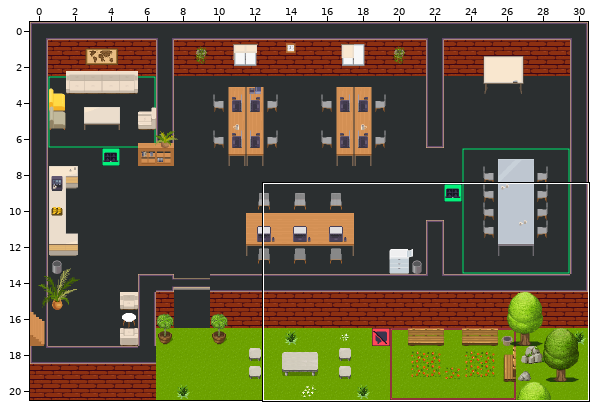
Tiled map (JSON), stored at office.tmj. Above, an overview of the earlier version with the close-up marked.
Close-up. First the earlier version:
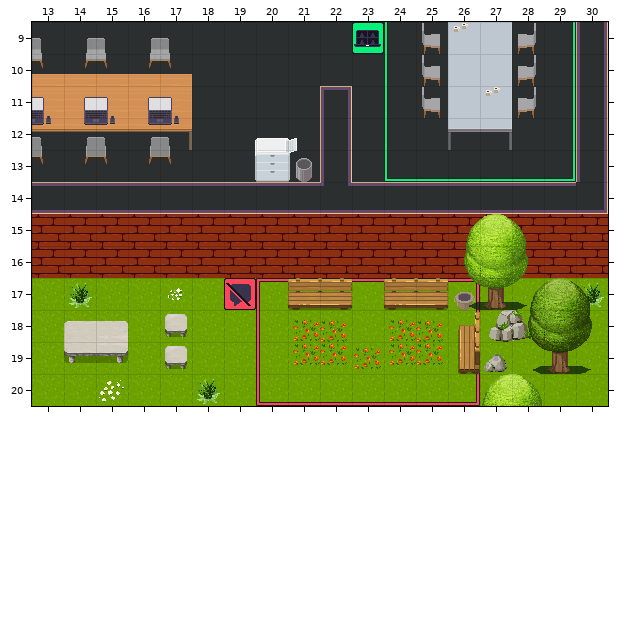
Cells are 32x32 px. Shown: x 13..30, y 9..20. The commit also changed other parts of the map, which this record leaves out.
The same view after the edit:
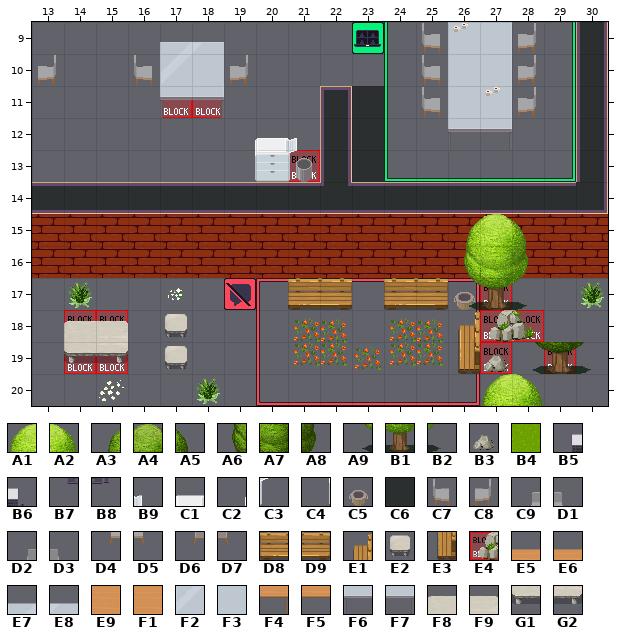
Key: from "WA_Exterior": A1 3, A2 4, A3 75, A4 76, A5 77, A6 100, A7 101, A8 102, A9 128, B1 129, B2 130, B3 480, B4 626; from "WA_Miscellaneous": B5 2, B6 3, B7 12, B8 13, B9 26 flipped left-right, C1 27 flipped left-right, C2 28 flipped left-right, C3 36 flipped left-right, C4 38 flipped left-right, C5 62; from "WA_Room_Builder": C6 100; from "WA_Seats": C7 119, C8 120, C9 121, D1 122, D2 123, D3 124, D4 134, D5 135, D6 136, D7 137, D8 143, D9 144, E1 147, E2 150, E3 160; from "WA_Special_Zones": E4 2; from "WA_Tables": E5 1, E6 3, E7 5, E8 6, E9 11, F1 13, F2 15, F3 16, F4 21, F5 23, F6 25, F7 27, F8 177, F9 178, G1 187, G2 188.
__ is an empty cell.
Tiles replaced or removed in this view: A1, A2, A3, A4, A5, A6, A7, A8, A9, B1, B2, B3, B4, B5, B6, B7, B8, B9, C1, C2, C3, C4, C5, C6, C7, C8, C9, D1, D2, D3, D4, D5, D6, D7, D8, D9, E1, E2, E3, E5, E6, E9, F1, F4, F5, F6, F7, F8, F9, G1, G2.
Tiles of an added or newly shown layer are drawn over the layers below it.
See-through tiles are keyed as they look on the map.
Difference:
Changed rows in their new state; .. is an unchanged cell.
Layer "collisions" (now hidden):
first column x 13:
11 __ __ __ __ __ .. .. .. ..
12 __ __ __ __ __ .. .. .. ..
13 .. .. .. .. .. .. .. .. __
first column x 14:
17 .. .. .. .. .. .. .. .. .. .. .. .. .. __ .. ..
18 __ __ .. .. .. .. .. .. .. .. .. .. .. __ __ ..
19 __ __ .. .. .. .. .. .. .. .. .. .. .. __ .. __
Layer "collisions_fritz" (added):
first column x 17:
11 E4 E4 .. .. ..
13 .. .. .. .. E4
first column x 14:
17 .. .. .. .. .. .. .. .. .. .. .. .. .. E4 .. ..
18 E4 E4 .. .. .. .. .. .. .. .. .. .. .. E4 E4 ..
19 E4 E4 .. .. .. .. .. .. .. .. .. .. .. E4 .. E4
Layer "floor/floorfritz" (now hidden):
first column x 13:
 9 __ __ __ __ __ __ __ __ __ __ .. __ __ .. .. __ __
10 __ __ __ __ __ __ __ __ __ __ __ __ __ .. .. __ __
11 __ __ __ __ __ __ __ __ __ .. .. __ __ .. .. __ __
12 __ __ __ __ __ __ __ __ __ .. .. __ __ __ __ __ __
13 __ __ __ __ __ __ __ .. __ .. .. __ __ __ __ __ __
first column x 13:
17 __ __ __ __ __ __ .. __ __ __ __ __ __ __ __ __ __ __
18 __ __ __ __ __ __ __ __ __ __ __ __ __ __ __ __ __ __
19 __ __ __ __ __ __ __ __ __ __ __ __ __ __ __ __ __ __
20 __ __ __ __ __ __ __ __ __ __ __ __ __ __ __ __ __ __
Layer "furniture/plants":
first column x 13:
11 __ __ __ __ __
12 __ __ __ __ __
Layer "furniture/furniture2" (now hidden):
first column x 13:
 9 __ __ __ __ __ .. .. .. .. .. .. .. __ .. .. __
10 __ __ __ __ __ .. .. .. .. .. .. .. __ .. .. __
11 .. .. .. .. .. .. .. .. .. .. .. .. __ .. .. __
12 __ __ __ __ __ .. .. .. .. .. .. .. .. __ __ ..
13 __ __ __ __ __ .. __ .. __ .. .. .. .. .. .. ..
first column x 14:
17 .. .. .. .. .. .. .. __ __ .. __ __ __ __
18 __ __ .. __ .. .. .. .. .. .. .. .. __ ..
19 __ __ .. __ .. .. .. .. .. .. .. .. __ __
Layer "furniture/tables + seats fritz" (added):
first column x 13:
 9 .. .. .. .. E7 E8 .. .. .. .. .. .. C7 .. .. C8
10 C8 .. .. C7 F2 F3 C8 .. .. .. .. .. C7 .. .. C8
11 .. .. .. .. F6 F7 .. .. .. .. .. .. C7 .. .. C8
12 .. .. .. .. .. .. .. .. .. .. .. .. .. F6 F7 ..
13 .. .. .. .. .. .. C4 .. C3 .. .. .. .. .. .. ..
first column x 14:
17 .. .. .. .. .. .. .. D8 D9 .. D8 D9 C5 B1
18 F8 F9 .. E2 .. .. .. .. .. .. .. .. E1 ..
19 G1 G2 .. E2 .. .. .. .. .. .. .. .. E3 B3
Layer "furniture/furniture3 fritz":
first column x 13:
11 __ __ __ __ __
12 __ __ __ __ __
Layer "above/above1" (now hidden):
first column x 13:
10 __ __ __ __ __ .. .. .. ..
12 .. .. .. .. .. .. __ __ __
first column x 26:
17 __ .. __
20 .. __ __
Layer "above/above1 fritz" (added):
first column x 19:
12 C2 C1 B9
first column x 26:
17 A9 .. B2
20 .. A1 A2
Layer "above/above2" (now hidden):
first column x 28:
17 __ __ __
18 __ __ __
Where, in picture pixels (left, top, right, bottom), the same in both close-ups:
changed: (32, 22, 572, 182)
changed: (32, 278, 608, 406)
